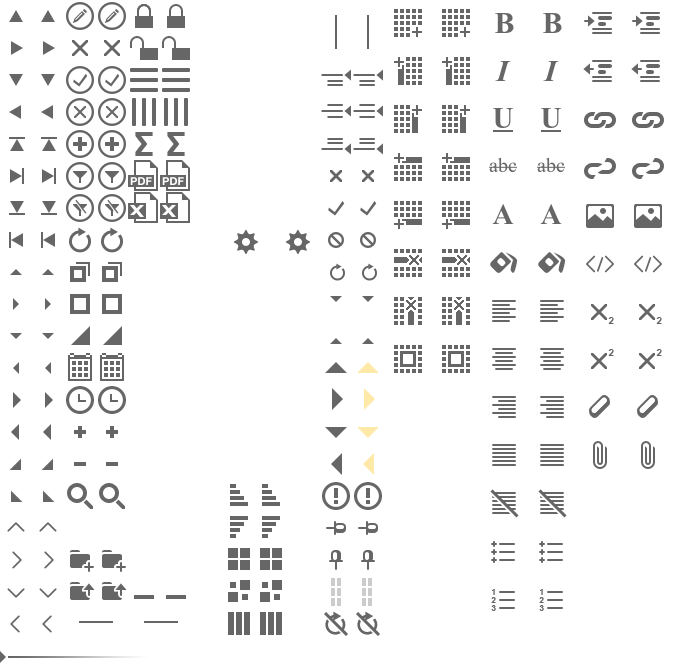
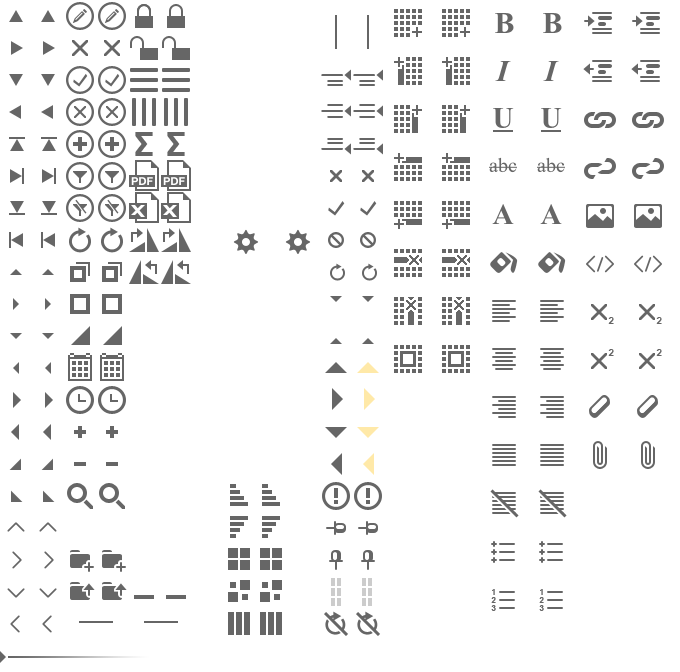
Revision of a layered 680px x 672px image; what changed, layer by layer:
added group "Rotate" with 4 layers above "Export" over (x1=129, y1=228, x2=191, y2=284)
added layer "Rotate CCW hover" in group "Rotate" over (x1=161, y1=260, x2=191, y2=284)
added layer "Rotate CCW" in group "Rotate" over (x1=129, y1=260, x2=159, y2=284)
added layer "Rotate CW hover" in group "Rotate" over (x1=161, y1=228, x2=191, y2=252)
added layer "Rotate CW" in group "Rotate" over (x1=129, y1=228, x2=159, y2=252)
painted on "excel hover" over (x1=160, y1=192, x2=191, y2=223)
painted on "excel" over (x1=128, y1=192, x2=159, y2=223)
painted on "pdf hover" over (x1=160, y1=160, x2=191, y2=191)
painted on "pdf" over (x1=128, y1=160, x2=159, y2=191)
